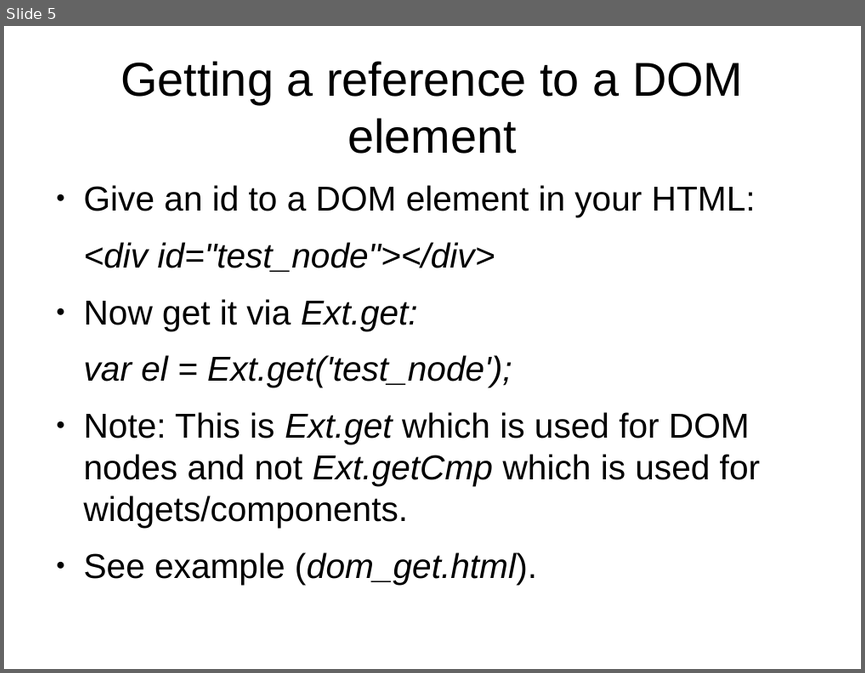
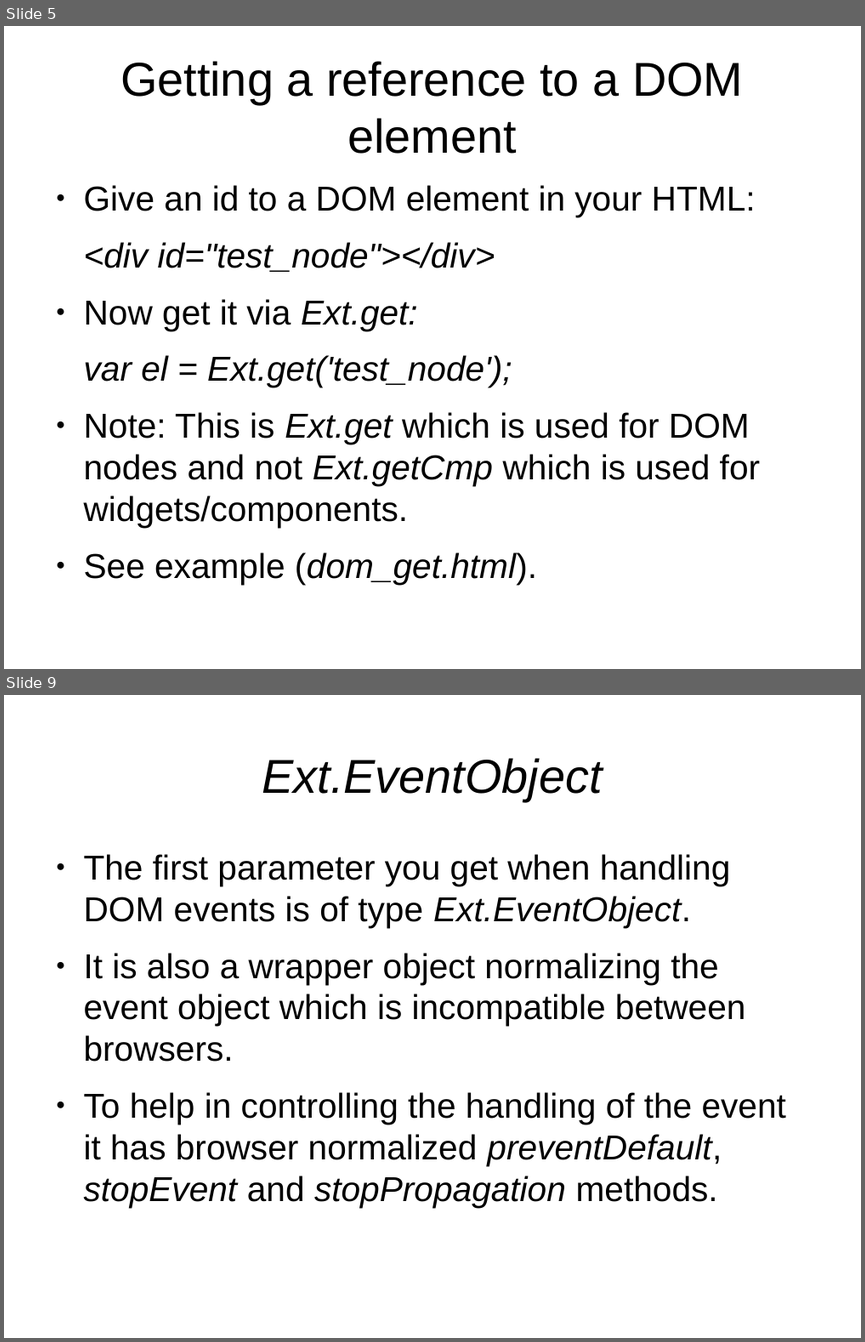
Before and after one commit to veltzer/demos, a slide deck: javascript/extjs/doc/extjs_dom.odp. Shown one above the other, each under a label of ours: slide 5 before the commit, slides 5 and 9 after it; the slides between them are not shown. The pictures are 865x673 and 865x1342 pixels, drawn with LibreOffice and Linux fonts; fonts in the diff are those of the drawing. Boxes give left, top, right and bottom in pixels: in the first picture for what was removed or moved away, otherwise in the second. Text is boxed around its words. In the diff, an @@ line names an element or a change of style, - is before the commit and + after.

Commit message:
new presentation and finished DOM handling

```diff
--- a/javascript/extjs/doc/extjs_dom.odp
+++ b/javascript/extjs/doc/extjs_dom.odp
@@ slide 9 added at bbox=[4, 695, 861, 1338], background #FFFFFF @@
@@ title added at bbox=[262, 758, 602, 801], 44 pt, text #000000, italic @@
+Ext.EventObject
@@ text added at bbox=[84, 854, 786, 1207], 32 pt, text #000000 @@
+● The first parameter you get when handling DOM events is of type Ext.EventObject.
+● It is also a wrapper object normalizing the event object which is incompatible between browsers.
+● To help in controlling the handling of the event it has browser normalized preventDefault, stopEvent and stopPropagation methods.
```
Also in this commit, not shown: 1 slide changed, 3 other slides added, 2 other files.
